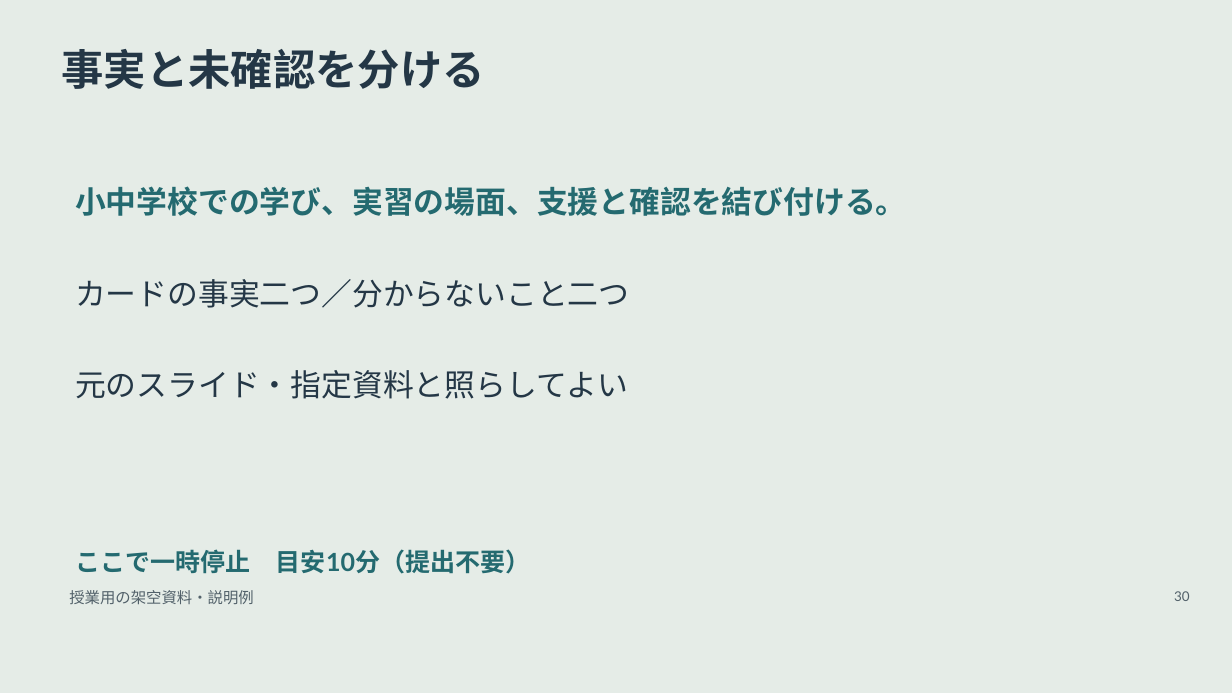
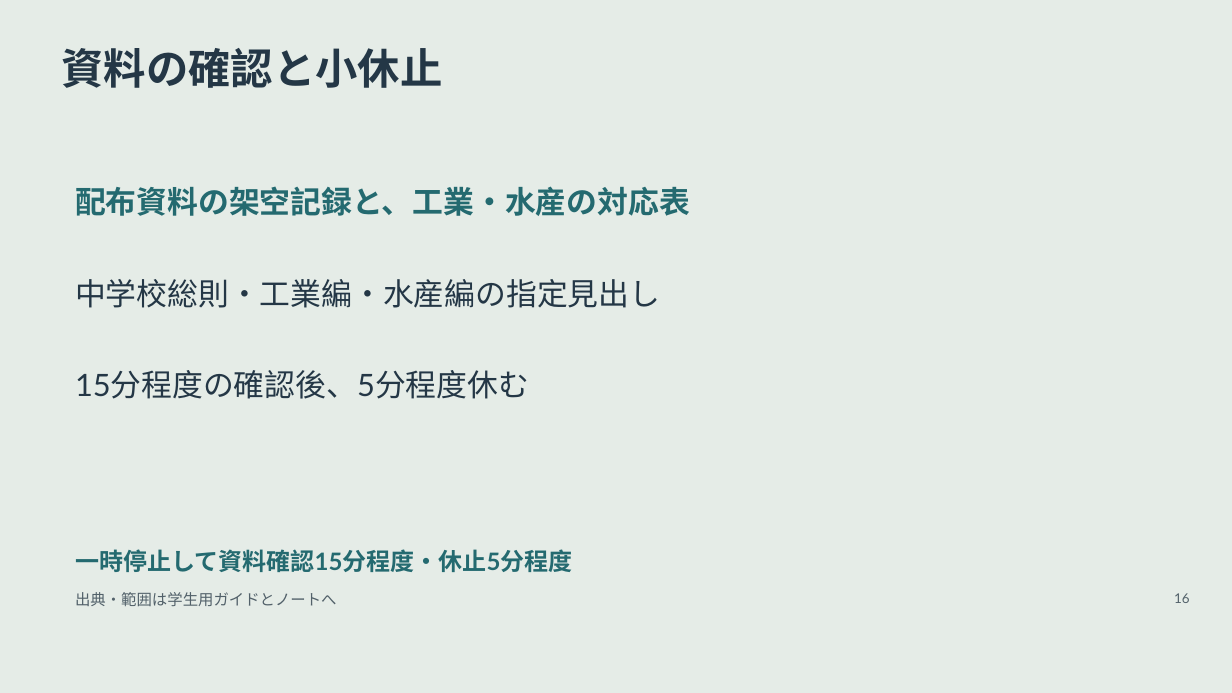
Before and after one commit to zooc-14calbp/industrial-education-ii, a slide deck: slide 16 of lessons/10/slides.pptx (slide 30 before the commit). Drawn at 1232x693 pixels with LibreOffice and Linux fonts; fonts in the diff are those of the drawing. Boxes give left, top, right and bottom in pixels: in the first picture for what was removed or moved away, otherwise in the second. Text is boxed around its words. In the diff, an @@ line names an element or a change of style, - is before the commit and + after.

```diff
--- a/lessons/10/slides.pptx
+++ b/lessons/10/slides.pptx
@@ text at bbox=[62, 48, 443, 88]: text changed @@
-事実と未確認を分ける
+資料の確認と小休止
@@ text at bbox=[75, 186, 690, 216]: text changed @@
-小中学校での学び、実習の場面、支援と確認を結び付ける。
+配布資料の架空記録と、工業・水産の対応表
@@ text at bbox=[75, 279, 660, 308]: text changed @@
-カードの事実二つ／分からないこと二つ
+中学校総則・工業編・水産編の指定見出し
@@ text at bbox=[75, 370, 529, 399]: text changed @@
-元のスライド・指定資料と照らしてよい
+15分程度の確認後、5分程度休む
@@ text at bbox=[75, 549, 572, 572]: text changed; size 19.5 to 18.8 pt @@
-ここで一時停止 目安10分（提出不要）
+一時停止して資料確認15分程度・休止5分程度
@@ text removed at bbox=[69, 590, 254, 604] @@
-授業用の架空資料・説明例
@@ text added at bbox=[75, 592, 337, 606], 12 pt, text #52616A @@
+出典・範囲は学生用ガイドとノートへ
@@ text removed at bbox=[1174, 591, 1190, 601] @@
-30
@@ text added at bbox=[1174, 593, 1190, 603], 10.5 pt, text #52616A @@
+16
```
Also in this commit, not shown: 3 other slides changed, 23 slides added, 32 slides removed, 28 other files.
